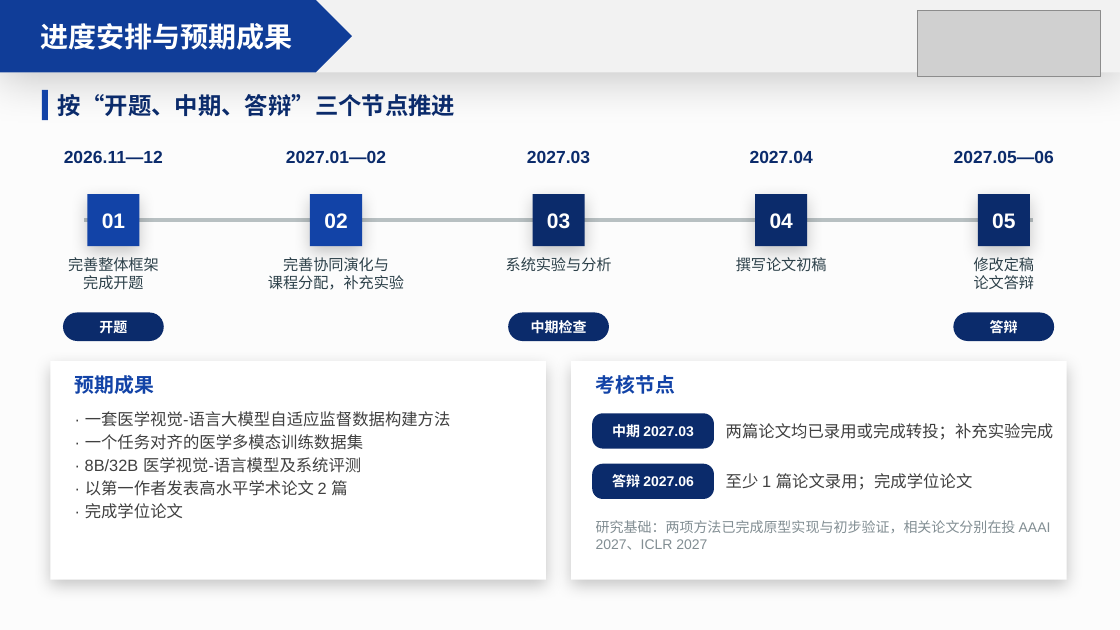
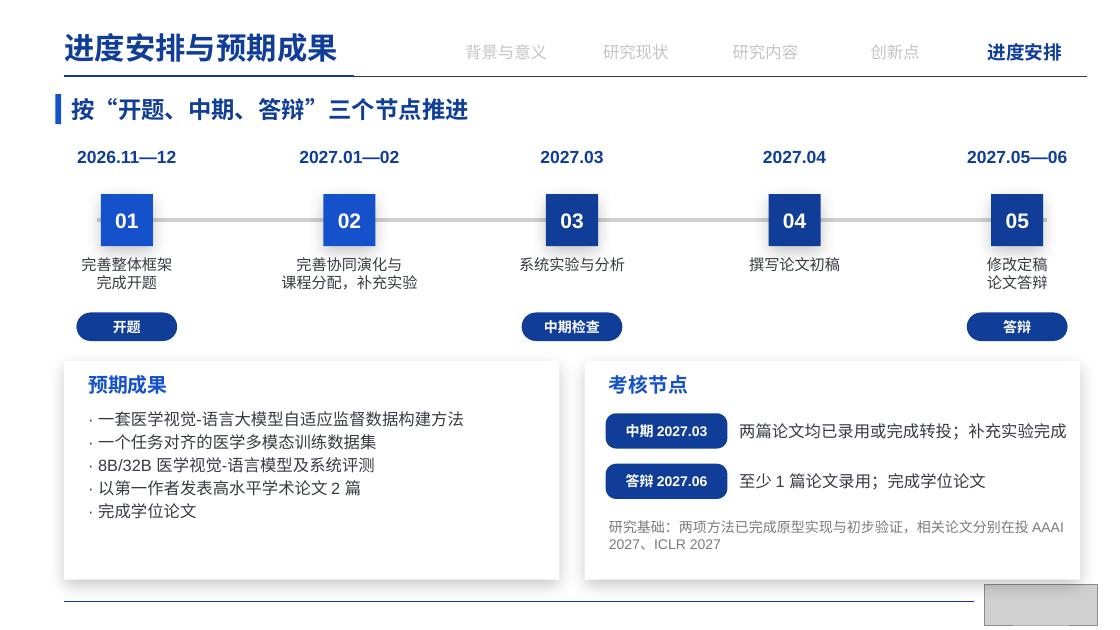
Before and after one commit to irving-2222/Graduation-Thesis, a slide deck: slide 21 of 开题答辩.pptx. Drawn at 1120x630 pixels with LibreOffice and Linux fonts; fonts in the diff are those of the drawing; grey boxes stand for pictures. Boxes give left, top, right and bottom in pixels: in the first picture for what was removed or moved away, otherwise in the second. Text is boxed around its words. In the diff, an @@ line names an element or a change of style, - is before the commit and + after.

```diff
--- a/开题答辩.pptx
+++ b/开题答辩.pptx
@@ rectangle removed at [0, 0, 1120, 630] @@
@@ rectangle removed at [0, 0, 1120, 72] @@
@@ text "进度安排与预期成果": place and size @@
-text "进度安排与预期成果" at [0, 0, 352, 72]
+text "进度安排与预期成果" at [65, 33, 338, 62]
@@ text "进度安排与预期成果" at [65, 33, 338, 62]: size 24 to 26 pt, text colour #FFFFFF to #103D98; alignment centre to left; line spacing 1 to 0.9; vertical alignment middle to top; fill #103D98 to none @@
@@ text added at [465, 44, 547, 59], 14 pt, text #C4C4C4 @@
+背景与意义
@@ text added at [603, 44, 668, 59], 14 pt, text #C4C4C4 @@
+研究现状
@@ text added at [733, 44, 798, 59], 14 pt, text #C4C4C4 @@
+研究内容
@@ text added at [871, 45, 920, 59], 14 pt, text #C4C4C4 @@
+创新点
@@ text added at [988, 43, 1063, 61], 16 pt, text #103D98, bold @@
+进度安排
@@ line added from (64, 76) to (1088, 76), #373B43 0.5 pt @@
@@ line added from (64, 76) to (355, 76), #103D98 1.75 pt @@
@@ text colour #0B2B6B to #103D98 in 6 elements at [763, 150, 826, 163], [77, 150, 176, 163], [299, 150, 399, 163], [540, 150, 603, 163], [967, 150, 1067, 163], [71, 98, 468, 120] @@
@@ text "按“开题、中期、答辩”三个节点推进": place and size @@
-text "按“开题、中期、答辩”三个节点推进" at [58, 94, 455, 116]
+text "按“开题、中期、答辩”三个节点推进" at [71, 98, 468, 120]
@@ fill #1243A7 to #1551CA in 3 elements at [101, 194, 153, 246], [323, 194, 376, 246], [55, 94, 61, 124] @@
@@ rectangle: place and size @@
-rectangle at [42, 90, 48, 120]
+rectangle at [55, 94, 61, 124]
@@ 16 texts, 7 rectangles, 5 rounded rectangles, 1 line: place and size @@
-16 texts, 7 rectangles, 5 rounded rectangles, 1 line at [50, 150, 1067, 580]
+16 texts, 7 rectangles, 5 rounded rectangles, 1 line at [64, 150, 1081, 580]
@@ line (97, 220) - (1047, 220): stroke #B8C0C2 3 pt to #CFCFCF 3 pt @@
@@ text colour #2D414A to #373B43 in 5 elements at [81, 257, 172, 289], [281, 257, 417, 290], [519, 257, 625, 271], [749, 257, 840, 271], [987, 257, 1048, 289] @@
@@ text "预期成果" at [88, 375, 167, 394]: text colour #1243A7 to #1551CA @@
@@ text "考核节点" at [609, 375, 688, 394]: text colour #1243A7 to #1551CA @@
@@ fill #0B2B6B to #103D98 in 8 elements at [769, 194, 821, 246], [76, 313, 177, 341], [546, 194, 598, 246], [522, 313, 623, 341], [991, 194, 1044, 246], [967, 313, 1068, 341], [606, 413, 728, 449], [606, 464, 728, 499] @@
@@ text colour #404040 to #373B43 in 3 elements at [98, 411, 464, 519], [739, 423, 1067, 440], [739, 473, 986, 490] @@
@@ text "研究基础：两项方法已完成原型实现与初步验证，相关论文分别在投 AAAI 2027、ICLR 2027" at [609, 520, 1064, 550]: text colour #828E93 to #7B7B7B @@
@@ picture: place and size @@
-picture at [918, 10, 1101, 76]
+picture at [985, 584, 1097, 625]
@@ line added from (64, 602) to (974, 602), #103D98 0.5 pt @@
```
Also in this commit, not shown: 18 other slides changed, 3 slides added, 3 slides removed.
